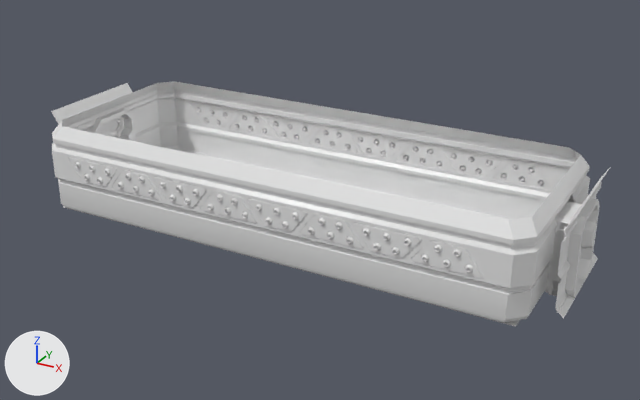
One commit to the FBX model Assets/Modules/Decontaminator.fbx: the scene before it, then after it.
Both versions are drawn from a 50 mm lens placed at (4.18, -21.14, 12.47), pointed at (-8.53, 1.97, 0.92). Lighting does not change. The marker at lower left points along +X, +Y and +Z. The first picture is the older version. Where no turn or scale is listed for an object, it has been applied to the vertices.

Objects in the first picture: 'Door1', 'Wall_Door.007' and 2 more.
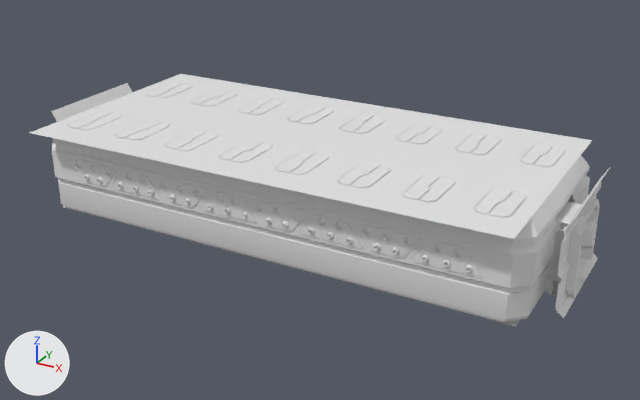
The newer file is also turned or shifted as a whole; pictures and numbers use the older file's frame.

Diff of the bpy script that builds the scene:
```diff
--- a/Assets/Modules/Decontaminator.fbx.py
+++ b/Assets/Modules/Decontaminator.fbx.py
@@ mat_celling @@
+mat_celling = principled_material('Celling')
+mat_celling.base_color = (0.8, 0.8, 0.8)  # white #e7e7e7
+mat_celling.roughness = 0.4
@@ me_plane_132 @@
+me_plane_132.from_pydata(...)  # 911 vertices, 968 faces; spans x -8.0..8.0, y -4.0..4.0, z -0.1..0.0
+# faces by material slot: [120, 848]
+me_plane_132.materials.append(mat_celling)  # white #e7e7e7
+me_plane_132.materials.append(mat_wall)  # white #e7e7e7
@@ ob_celling_023 @@
+ob_celling_023 = bpy.data.objects.new('Celling.023', me_plane_132)
+ob_celling_023.location = (-9.0, 2.0, 3.0)
```

Boxes [x1, y1, x2, y2] around the edits, measured in the pictures (640 x 400 px):
'Celling.023', added
    after: [30, 74, 592, 239]
    faces in mat_celling (white #e7e7e7): [30, 74, 592, 239]
    faces in mat_wall (white #e7e7e7): [67, 82, 568, 218]
